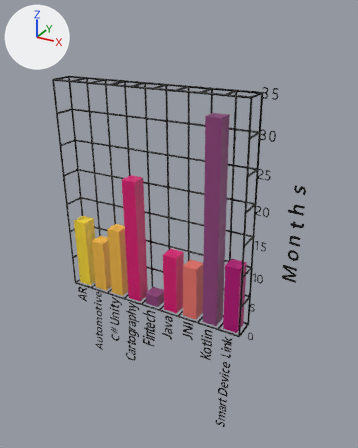
The glTF model files/SkillsChart.glb, before and after one commit.
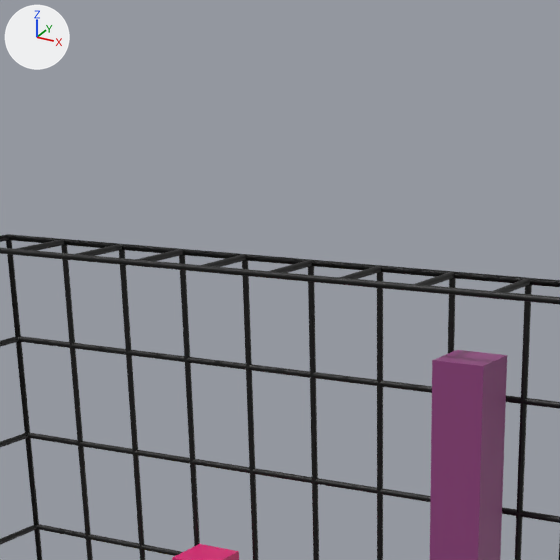
The first picture shows the older version from a 50 mm lens placed at (0.1066, -0.1692, 0.1491), pointed at (0.0119, 0.0031, 0.0629). The close-ups show both versions on the part from 19% to 69% of the width and 0% to 40% of the height of that picture; other places that the commit changed are outside them. Every picture has the same lights, and +X, +Y and +Z are marked at upper left. Where no turn or scale is listed for an object, it has been applied to the vertices.

The older version as bpy lines, for what is in view:
```python
me_mesh_16 = bpy.data.meshes.new('Mesh_16')
me_mesh_16.from_pydata(...)  # a 20-sided cylinder along z spanning x -0.5..0.5, y -0.5..0.5, z -1.0..1.0
me_mesh_16.materials.append(mat_standard__instance__7)  # black #000000
me_mesh_21 = bpy.data.meshes.new('Mesh_21')
me_mesh_21.from_pydata(...)  # a 20-sided cylinder along z spanning x -0.5..0.5, y -0.5..0.5, z -1.0..1.0
me_mesh_21.materials.append(mat_standard__instance__12)  # black #000000
me_mesh_7 = bpy.data.meshes.new('Mesh_7')
me_mesh_7.from_pydata(...)  # 8 vertices, 12 faces; spans x -0.0034..0.0034, y -0.0039..0.0039, z -0.0301..0.0301
me_mesh_7.materials.append(mat_default_material__instance__7)  # pink #dd0d72
ob_cylinder11 = bpy.data.objects.new('Cylinder11', me_mesh_21)
ob_cylinder11.location = (-0.0048, 0.0059, 0.0707)
ob_cylinder11.rotation_euler = (0.0175, 0.0, 0.0)  # degrees (1, 0, 0)
ob_cylinder11.scale = (0.0008, 0.0008, 0.05)
ob_cylinder6 = bpy.data.objects.new('Cylinder6', me_mesh_16)
ob_cylinder6.location = (0.0002, 0.0049, 0.1207)
ob_cylinder6.rotation_euler = (-1.553, 1.588, -1.571)  # degrees (-89, 91, -90)
ob_cylinder6.scale = (0.0008, 0.0008, 0.045)
ob_pf_bar_cube_clone_6 = bpy.data.objects.new('pf_bar_cube(Clone)6', me_mesh_7)
ob_pf_bar_cube_clone_6.location = (-0.0099, 0.0013, 0.0506)
# also in view: 'Cylinder9' at (-0.0248, 0.0063, 0.0707); 'Cylinder13' at (0.0152, 0.0056, 0.0707); 'Cylinder3' at (0.0002, 0.0057, 0.0778); 'pf_bar_cube(Clone)' at (0.0301, 0.0004, 0.0663); 'Cylinder5' at (0.0002, 0.0052, 0.1064)
```
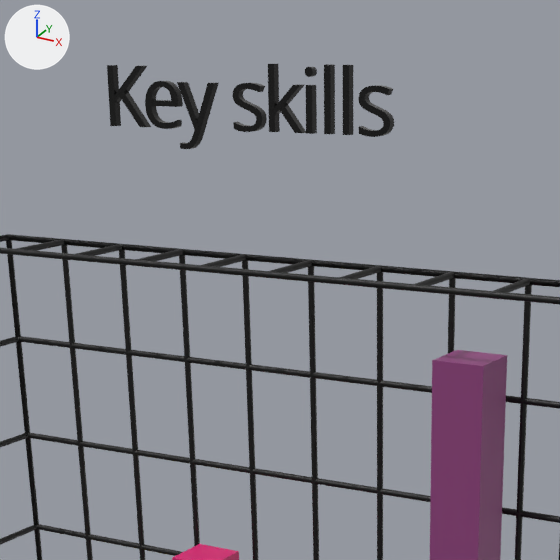
Location of each change, [x1, y1, x2, y2] in pixels of the close-ups (560 x 560 px):
'3D Text 2 - K', added (black): after [107, 65, 151, 127]
'3D Text 2 - k', added (black): after [268, 64, 306, 133]
'3D Text 2 - y', added (black): after [177, 82, 219, 149]
'3D Text 2 - e', added (black): after [145, 81, 183, 129]
'3D Text 2 - s0', added (black): after [359, 85, 394, 137]
'3D Text 2 - s', added (black): after [233, 83, 267, 132]
'3D Text 2 - l', added (black): after [324, 64, 335, 134]
'3D Text 2 - l0', added (black): after [343, 65, 353, 135]
'3D Text 2 - i', added (black): after [305, 67, 317, 134]

The edits, one by one:
Material 'Happy Glow7' (mat_happy_glow7) is new.
Its base color is (0.0, 0.0, 0.0) (black #000000).
Its roughness is 0.2.
Material 'Happy Glow6' (mat_happy_glow6) is new.
Its base color is (0.0, 0.0, 0.0) (black #000000).
Its roughness is 0.2.
Material 'Happy Glow5' (mat_happy_glow5) is new.
Its base color is (0.0, 0.0, 0.0) (black #000000).
Its roughness is 0.2.
Material 'Happy Glow4' (mat_happy_glow4) is new.
Its base color is (0.0, 0.0, 0.0) (black #000000).
Its roughness is 0.2.
Material 'Happy Glow3' (mat_happy_glow3) is new.
Its base color is (0.0, 0.0, 0.0) (black #000000).
Its roughness is 0.2.
Material 'Happy Glow2' (mat_happy_glow2) is new.
Its base color is (0.0, 0.0, 0.0) (black #000000).
Its roughness is 0.2.
Material 'Happy Glow1' (mat_happy_glow1) is new.
Its base color is (0.0, 0.0, 0.0) (black #000000).
Its roughness is 0.2.
Material 'Happy Glow0' (mat_happy_glow0) is new.
Its base color is (0.0, 0.0, 0.0) (black #000000).
Its roughness is 0.2.
Material 'Happy Glow' (mat_happy_glow) is new.
Its base color is (0.0, 0.0, 0.0) (black #000000).
Its roughness is 0.2.
Mesh me_mesh_8_1 is new.
It has 234 vertices, 464 faces and spans x 0.00057..0.00471, y -0.001..0.0, z -0.0001..0.00545.
It uses material mat_happy_glow7 (black #000000).
Mesh me_mesh_7_1 is new.
It is a box spanning x 0.00094..0.00182, y -0.001..0.0, z 0.0..0.0076.
It uses material mat_happy_glow6 (black #000000).
Mesh me_mesh_6_1 is new.
It is a box spanning x 0.00094..0.00182, y -0.001..0.0, z 0.0..0.0076.
It uses material mat_happy_glow5 (black #000000).
Mesh me_mesh_5_1 is new.
It has 88 vertices, 168 faces and spans x 0.00086..0.00191, y -0.001..0.0, z 0.0..0.00734.
It uses material mat_happy_glow4 (black #000000).
Mesh me_mesh_4_1 is new.
It has 46 vertices, 88 faces and spans x 0.00094..0.00562, y -0.001..0.0, z 0.0..0.0076.
It uses material mat_happy_glow3 (black #000000).
Mesh me_mesh_3_1 is new.
It has 234 vertices, 464 faces and spans x 0.00057..0.00471, y -0.001..0.0, z -0.0001..0.00545.
It uses material mat_happy_glow2 (black #000000).
Mesh me_mesh_2_1 is new.
It has 96 vertices, 188 faces and spans x 0.00001..0.00549, y -0.001..0.0, z -0.0024..0.00535.
It uses material mat_happy_glow1 (black #000000).
Mesh me_mesh_1_1 is new.
It has 158 vertices, 316 faces and spans x 0.00061..0.00556, y -0.001..0.0, z -0.0001..0.00545.
It uses material mat_happy_glow0 (black #000000).
Mesh me_mesh_0_1 is new.
It has 24 vertices, 44 faces and spans x 0.00107..0.0067, y -0.001..0.0, z 0.0..0.00714.
It uses material mat_happy_glow (black #000000).
Object '3D Text 2 - s0' (ob_3d_text_2___s0) is new; it shows me_mesh_8_1.
Its location is (0.0146, 0.0, 0.1365).
Object '3D Text 2 - l0' (ob_3d_text_2___l0) is new; it shows me_mesh_7_1.
Its location is (0.0122, 0.0, 0.1365).
Object '3D Text 2 - l' (ob_3d_text_2___l) is new; it shows me_mesh_6_1.
Its location is (0.0097, 0.0, 0.1365).
Object '3D Text 2 - i' (ob_3d_text_2___i) is new; it shows me_mesh_5_1.
Its location is (0.0072, 0.0, 0.1365).
Object '3D Text 2 - k' (ob_3d_text_2___k_1) is new; it shows me_mesh_4_1.
Its location is (0.002, 0.0, 0.1365).
Object '3D Text 2 - s' (ob_3d_text_2___s) is new; it shows me_mesh_3_1.
Its location is (-0.0027, 0.0, 0.1365).
Object '3D Text 2 - y' (ob_3d_text_2___y) is new; it shows me_mesh_2_1.
Its location is (-0.0102, 0.0, 0.1365).
Object '3D Text 2 - e' (ob_3d_text_2___e) is new; it shows me_mesh_1_1.
Its location is (-0.0157, 0.0, 0.1365).
Object '3D Text 2 - K' (ob_3d_text_2___k) is new; it shows me_mesh_0_1.
Its location is (-0.0217, 0.0, 0.1365).
